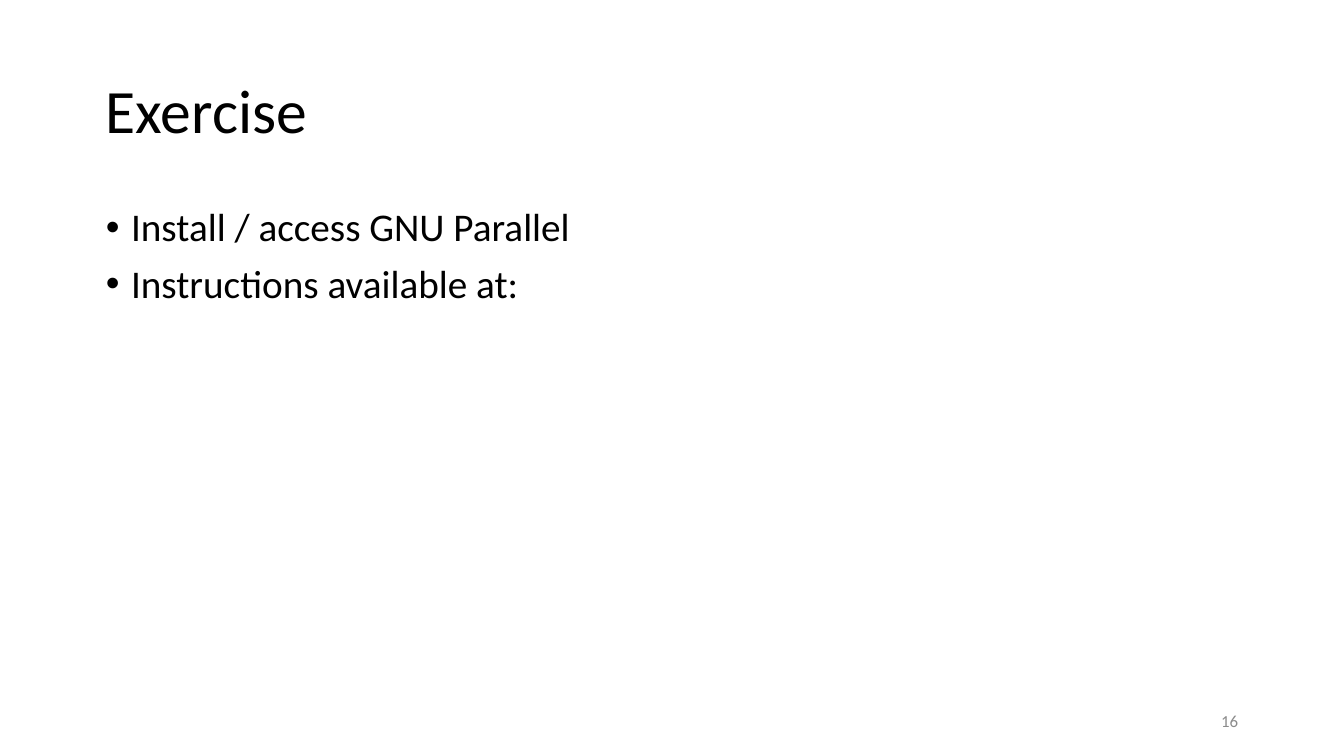
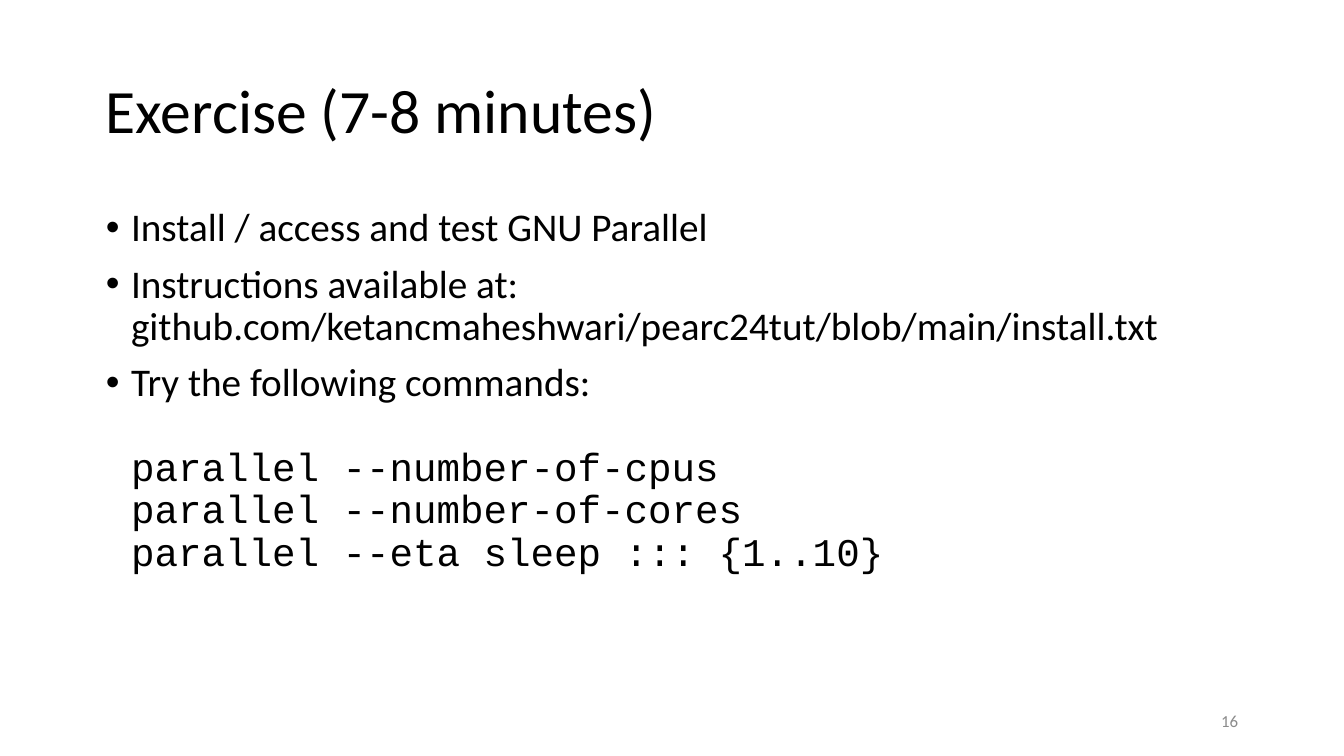
Before and after one commit to ketancmaheshwari/pearc24tut, a slide deck: slide 16 of gnu-parallel-tutorial.pptx. Drawn at 1344x756 pixels with LibreOffice and Linux fonts; fonts in the diff are those of the drawing. Boxes give left, top, right and bottom in pixels: in the first picture for what was removed or moved away, otherwise in the second. Text is boxed around its words. In the diff, an @@ line names an element or a change of style, - is before the commit and + after.

```diff
--- a/gnu-parallel-tutorial.pptx
+++ b/gnu-parallel-tutorial.pptx
@@ title at box(106, 88, 656, 142): text changed @@
-Exercise
+Exercise (7-8 minutes)
@@ text at box(131, 213, 1158, 574): text changed @@
-• Install / access GNU Parallel
-• Instructions available at:
+• Install / access and test GNU Parallel
+• Instructions available at: github.com/ketancmaheshwari/pearc24tut/blob/main/install.txt
+• Try the following commands:
+  parallel --number-of-cpus
+  parallel --number-of-cores
+  parallel --eta sleep ::: {1..10}
```
Also in this commit, not shown: 1 other slide changed, 2 other files.
